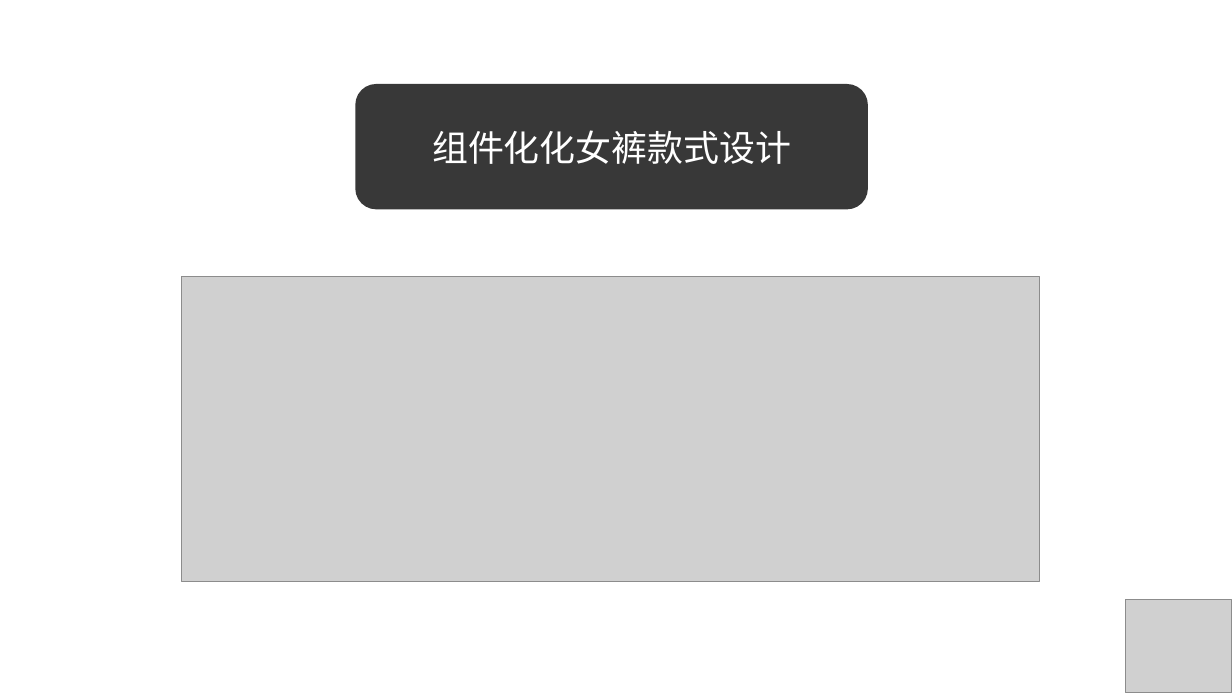
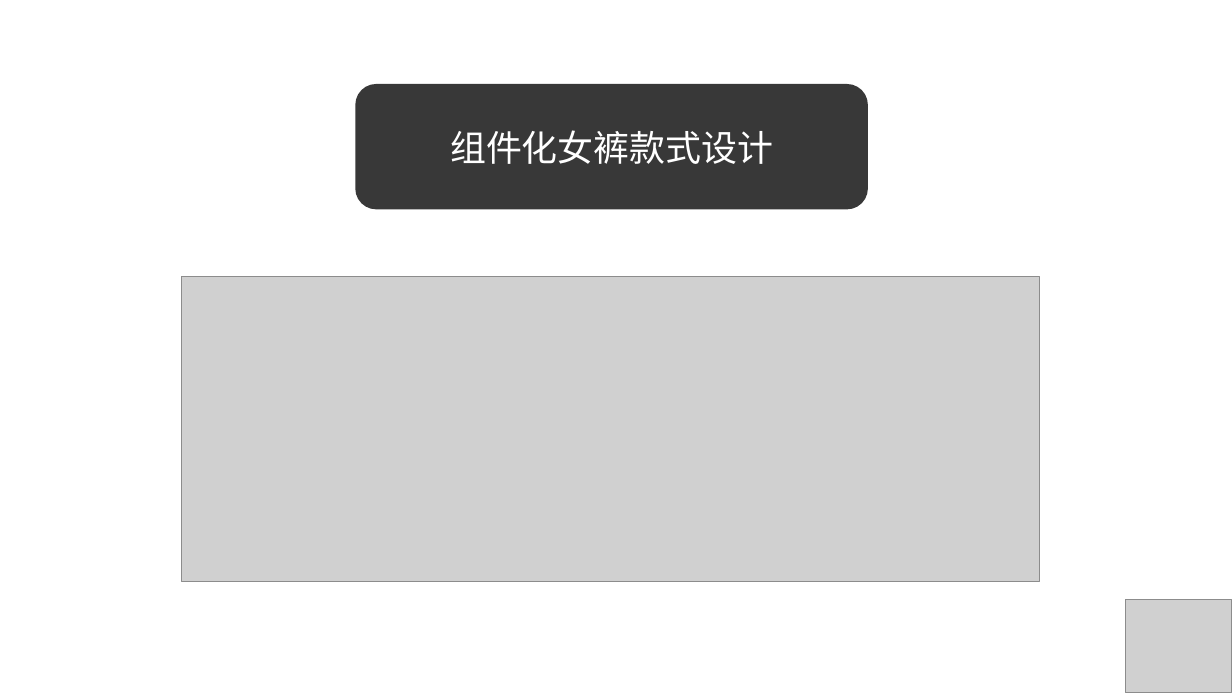
Before and after one commit to wushuangabao/ClothingPatternDesignSystem, a slide deck: slide 18 of 答辩PPT.pptx. Drawn at 1232x693 pixels with LibreOffice and Linux fonts; fonts in the diff are those of the drawing; grey boxes stand for pictures; background and template pictures are left out. Boxes give left, top, right and bottom in pixels: in the first picture for what was removed or moved away, otherwise in the second. Text is boxed around its words. In the diff, an @@ line names an element or a change of style, - is before the commit and + after.

```diff
--- a/答辩PPT.pptx
+++ b/答辩PPT.pptx
@@ text in rounded rectangle at box(450, 130, 773, 164): text changed @@
-组件化化女裤款式设计
+组件化女裤款式设计
```
Also in this commit, not shown: 3 other slides changed, 3 other files.
